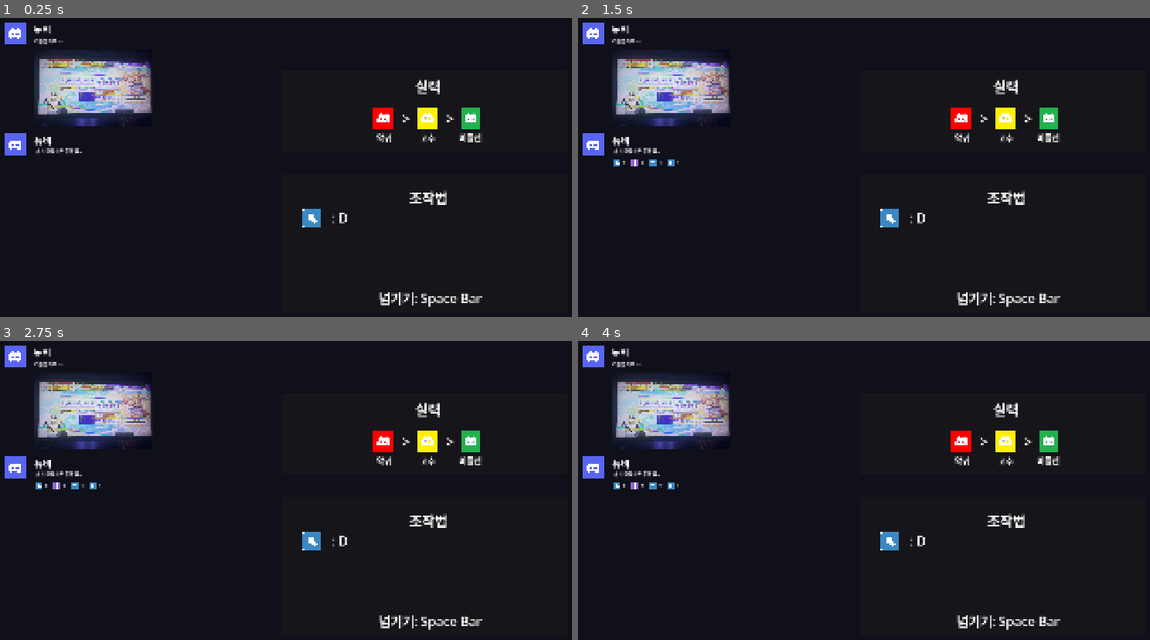
Above: before the commit, frames 1-4 (two rows, left to right).
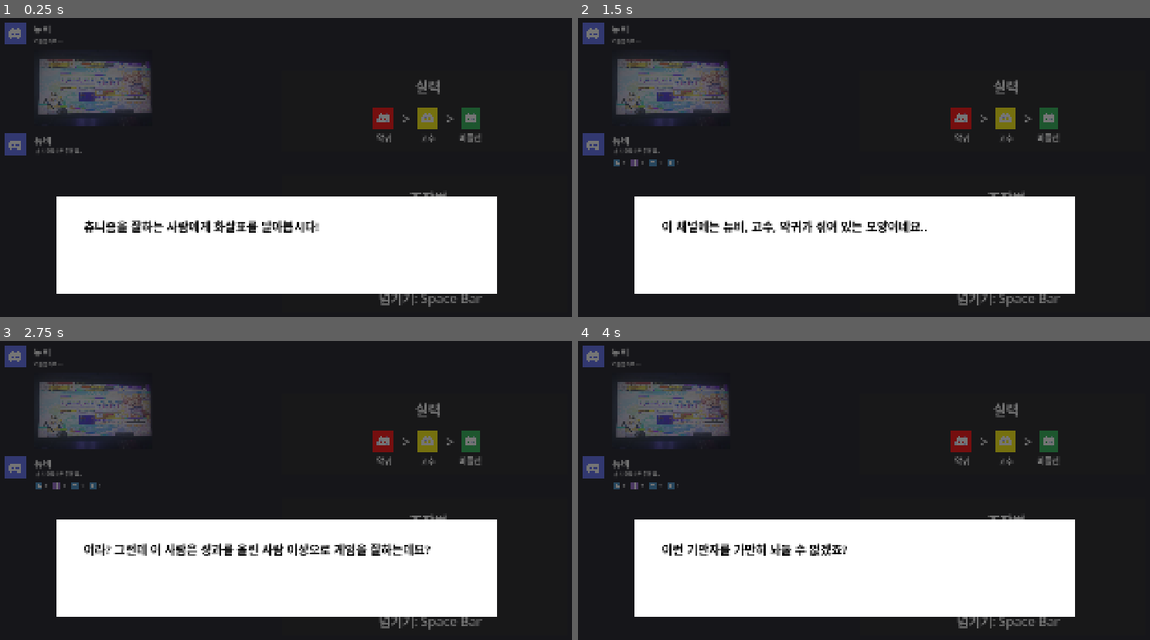
Above: after the commit, the same moments.

Repository: junu192857/Arrow-Game
Game: Godot game, scene res://Scenes/Ingame.tscn
Same seed, same stepped clock (60 frames per second), same inputs: the game is played once before the commit and once after it.
Inputs:
- Up to frame 1 (0.25 s): no input
- Up to frame 2 (1.5 s): tap Enter at 0.5 s; hold D 0.53-1.28 s; tap J at 0.6 s; tap Space at 0.77, 1.25 s; hold S from 1.28 s (still down); tap K at 1.35 s
- Up to frame 3 (2.75 s): tap Space at 1.52 s; tap Enter at 2, 2.1 s; release S at 2.03 s; hold D from 2.03 s (still down)
- Up to frame 4 (4 s): tap Space at 2.75, 3.02, 3.77 s; tap Shift at 2.85 s; tap Enter at 3.5 s; release D at 3.53 s; hold S from 3.53 s (still down); tap J at 3.6 s

The runs differ from the first frame. In frame 1, 31% of the frame differs, in the area x 0-87%, y 1-97%; in frame 2, 31%; in frame 3, 31%; in frame 4, 31%.

Commit message:
Information 만듦

Diff:
--- a/arrow-game/Scenes/Ingame.tscn
+++ b/arrow-game/Scenes/Ingame.tscn
@@ -27,7 +27,7 @@
 
 [node name="InformationPanel" type="Panel" parent="." unique_id=64426139]
 visible = false
-self_modulate = Color(0.30980393, 0.30980393, 0.30980393, 0.19607843)
+z_index = 1
 layout_mode = 1
 anchors_preset = 15
 anchor_right = 1.0
@@ -38,14 +38,14 @@
 [node name="InformationManager" type="ColorRect" parent="InformationPanel" unique_id=670875106]
 layout_mode = 1
 anchors_preset = -1
-anchor_left = 0.23400001
-anchor_top = 0.215
-anchor_right = 0.734
-anchor_bottom = 0.762
-offset_left = -193.56802
-offset_top = 263.68
-offset_right = 214.43195
-offset_bottom = 99.224
+anchor_left = 0.133
+anchor_top = 0.57500005
+anchor_right = 0.846
+anchor_bottom = 0.85400003
+offset_left = 0.352005
+offset_top = -6.1035156e-05
+offset_right = -0.6081543
+offset_bottom = -0.13598633
 grow_horizontal = 2
 grow_vertical = 2
 script = ExtResource("1_7e8yd")
@@ -63,7 +63,7 @@
 offset_right = -0.20007324
 offset_bottom = -0.040008545
 theme_override_colors/font_color = Color(0, 0, 0, 1)
-theme_override_font_sizes/font_size = 24
+theme_override_font_sizes/font_size = 37
 text = "츄니즘을 잘하는 사람에게 화살표를 달아봅시다!"
 autowrap_mode = 2
 
--- a/arrow-game/Scripts/InformationManager.gd
+++ b/arrow-game/Scripts/InformationManager.gd
@@ -1,5 +1,30 @@
 extends Node
 
+@onready var label: Label = $Label
 
-func show_information(level: int):
-	pass
+var lines: PackedStringArray = []
+var line_index: int = -1
+
+func _ready() -> void:
+	InputManager.key_pressed.connect(_on_key_pressed)
+
+func show_information(level: int) -> void:
+	var text := FileAccess.get_file_as_string("res://Informations/Level%d.txt" % level)
+	lines = text.split("\n")
+	while lines.size() > 0 and lines[-1].is_empty():
+		lines.remove_at(lines.size() - 1)
+	line_index = 0
+	_show_current_line()
+
+func _on_key_pressed(key: InputManager.Key) -> void:
+	if key != InputManager.Key.ENTER or lines.is_empty():
+		return
+	if line_index >= lines.size() - 1:
+		get_parent().visible = false
+		lines.clear()
+		return
+	line_index += 1
+	_show_current_line()
+
+func _show_current_line() -> void:
+	label.text = lines[line_index]
--- a/arrow-game/Scripts/LevelManager.gd
+++ b/arrow-game/Scripts/LevelManager.gd
@@ -17,11 +17,9 @@
 	playing = false
 	$GuidePanel.set_guide(level)
 	$SkillPanel.set_skill_guide(level)
-	show_level_information()
+	$InformationPanel.visible = true
+	$InformationPanel/InformationManager.show_information(level)
 	start_new_stage()
 
 func start_new_stage():
 	stage += 1
-
-func show_level_information():
-	$InformationPanel.visible = true
Not shown, changed: arrow-game/Informations/Level1.txt
